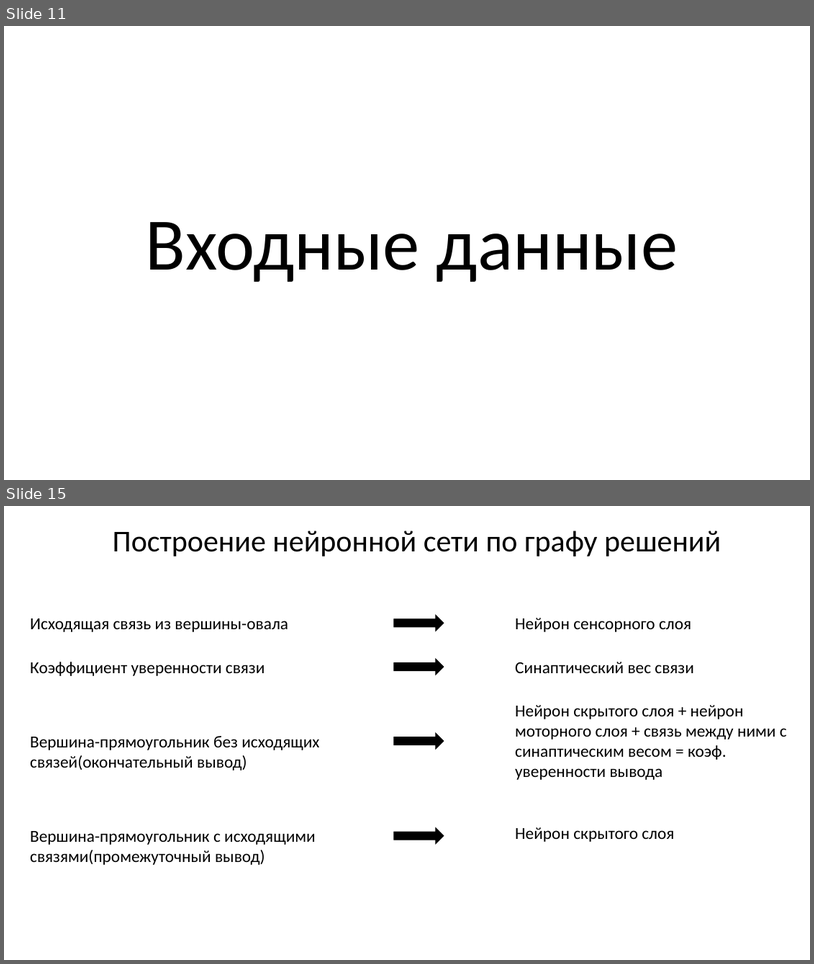
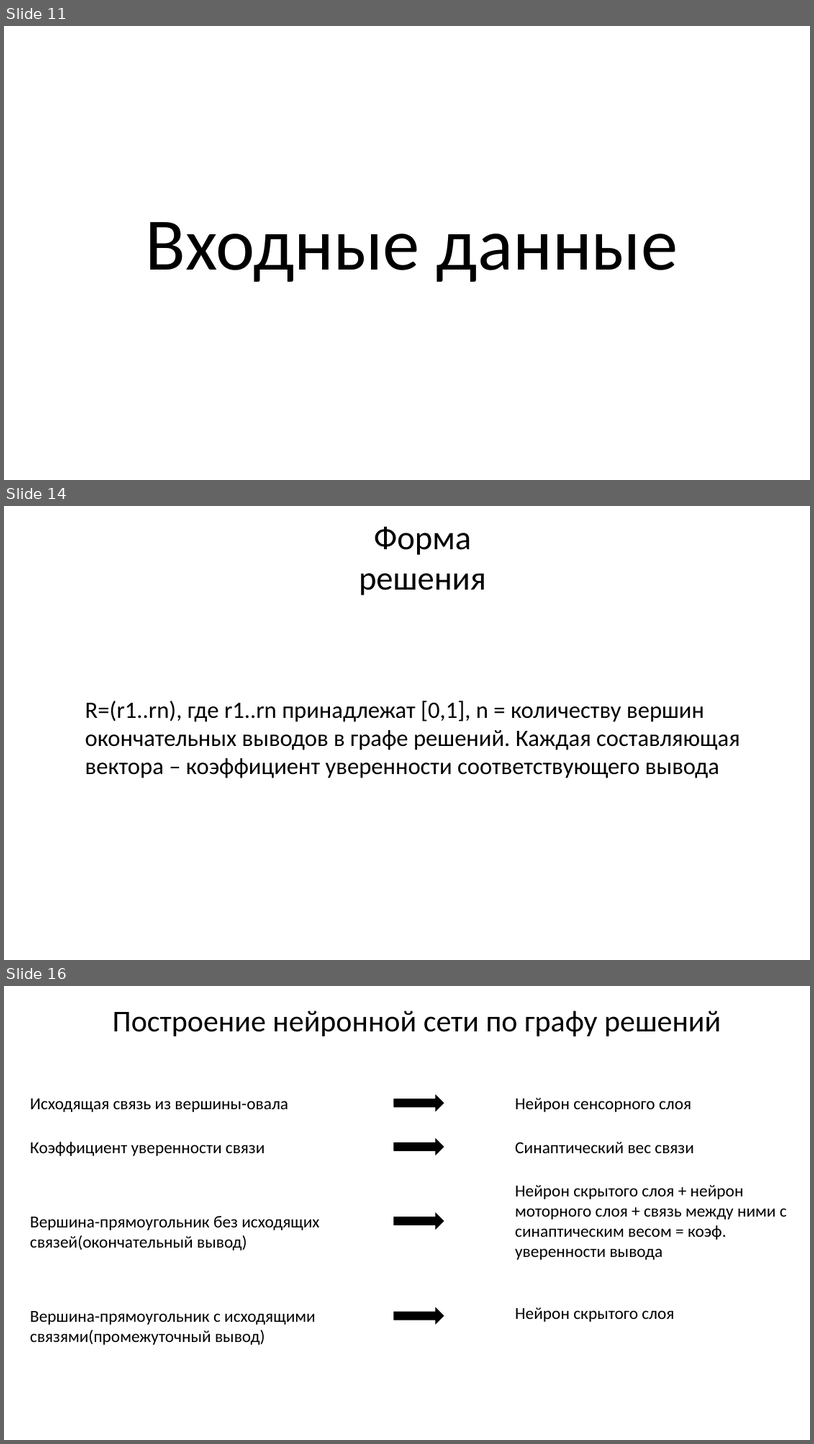
Before and after one commit to sevoster/hybrid-decision-making-system, a slide deck: docs/Синтетическая Презентация.pptx. Shown one above the other, each under a label of ours: slides 11 and 15 before the commit, slides 11, 14 and 16 after it; the slides between them are not shown. The pictures are 814x964 and 814x1444 pixels, drawn with LibreOffice and Linux fonts; fonts in the diff are those of the drawing. Boxes give left, top, right and bottom in pixels: in the first picture for what was removed or moved away, otherwise in the second. Text is boxed around its words. In the diff, an @@ line names an element or a change of style, - is before the commit and + after.

```diff
--- a/docs/Синтетическая Презентация.pptx
+++ b/docs/Синтетическая Презентация.pptx
@@ slide 14 added at bbox=[4, 506, 810, 960], background #FFFFFF @@
@@ text added at bbox=[359, 526, 486, 595], 40 pt, text #000000 @@
+Форма решения
@@ text added at bbox=[85, 700, 741, 778], 28 pt, text #000000 @@
+R=(r1..rn), где r1..rn принадлежат [0,1], n = количеству вершин окончательных выводов в графе решений. Каждая составляющая вектора – коэффициент уверенности соответствующего вывода
@@ what was slide 15 is now slide 16 @@
```
Also in this commit, not shown: 10 slides changed, 7 other slides added.
